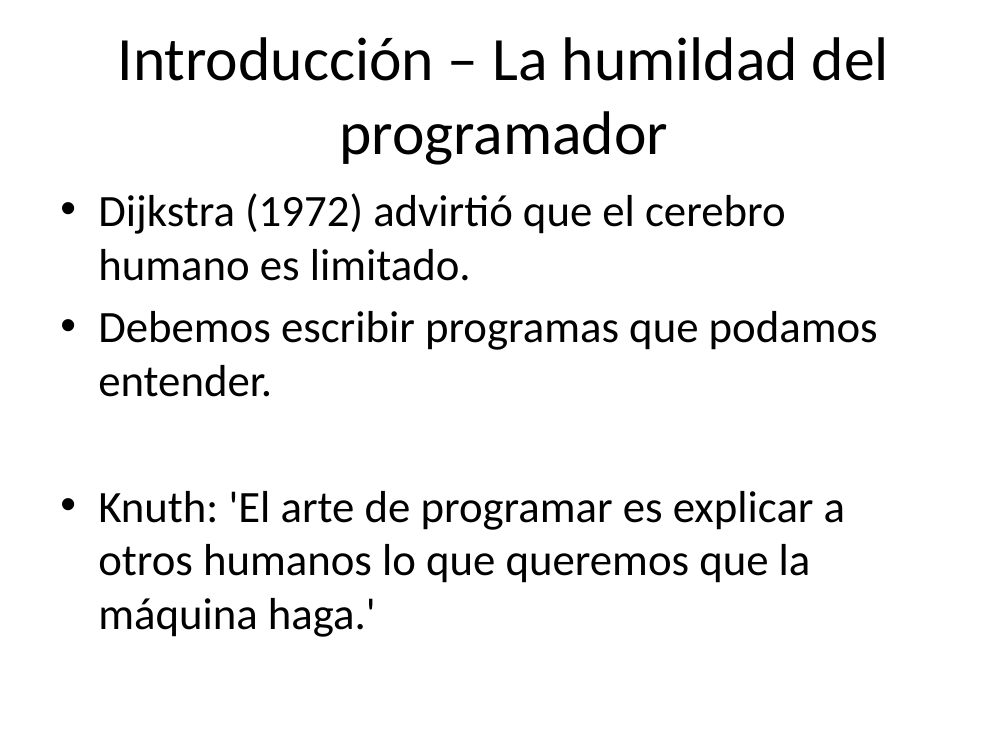
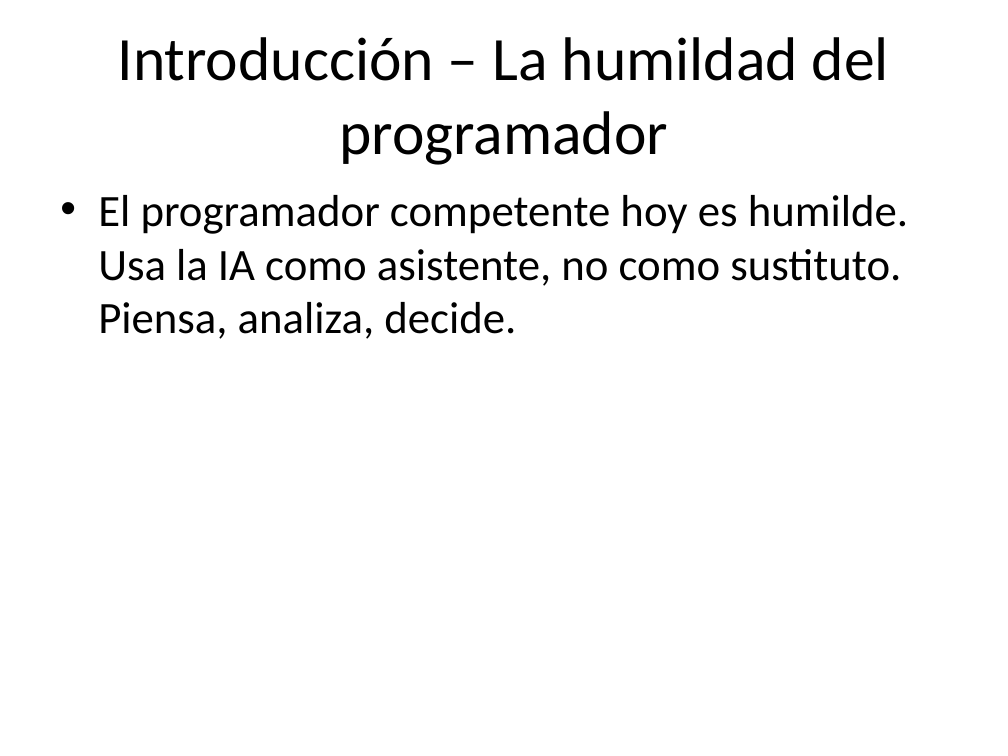
Before and after one commit to EmilioM1983/arquitectura-software-intro, a slide deck: slide 3 of presentacion_Emilio_Mayer.odp. Drawn at 1008x756 pixels with LibreOffice and Linux fonts; fonts in the diff are those of the drawing. Boxes give left, top, right and bottom in pixels: in the first picture for what was removed or moved away, otherwise in the second. Text is boxed around its words. In the diff, an @@ line names an element or a change of style, - is before the commit and + after.

```diff
--- a/presentacion_Emilio_Mayer.odp
+++ b/presentacion_Emilio_Mayer.odp
@@ text at bbox=[98, 195, 908, 339]: text changed @@
-• Dijkstra (1972) advirtió que el cerebro humano es limitado.
-• Debemos escribir programas que podamos entender.
-• Knuth: 'El arte de programar es explicar a otros humanos lo que queremos que la máquina haga.'
+• El programador competente hoy es humilde. Usa la IA como asistente, no como sustituto. Piensa, analiza, decide.
```
Also in this commit, not shown: 2 other slides changed, 3 other files.
